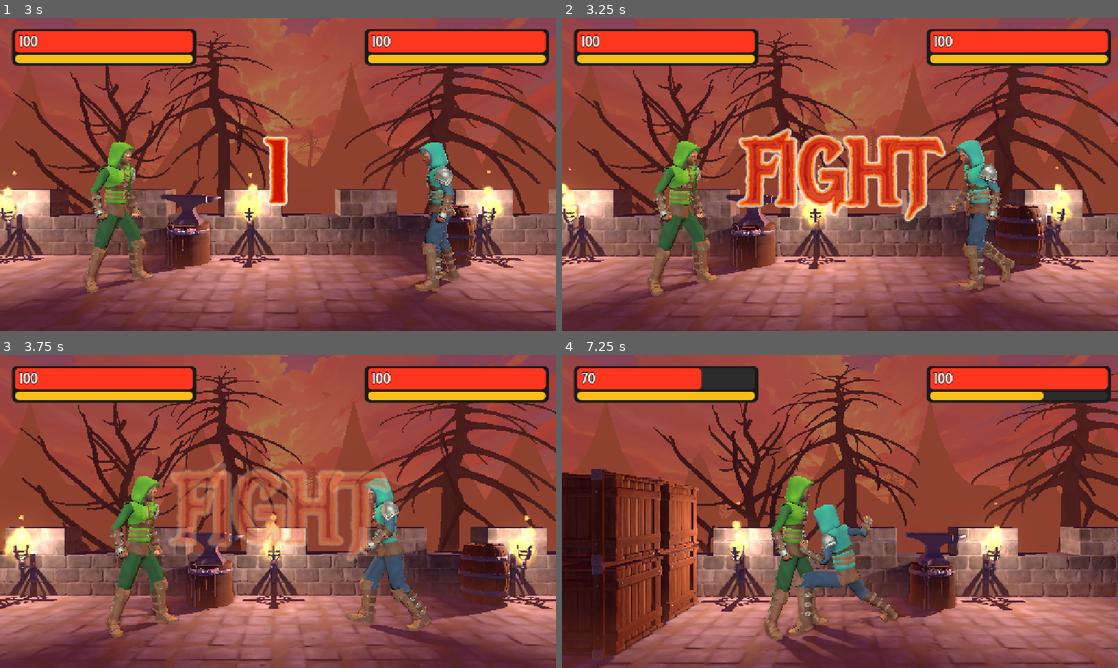
Above: before the commit, frames 1-4 (two rows, left to right).
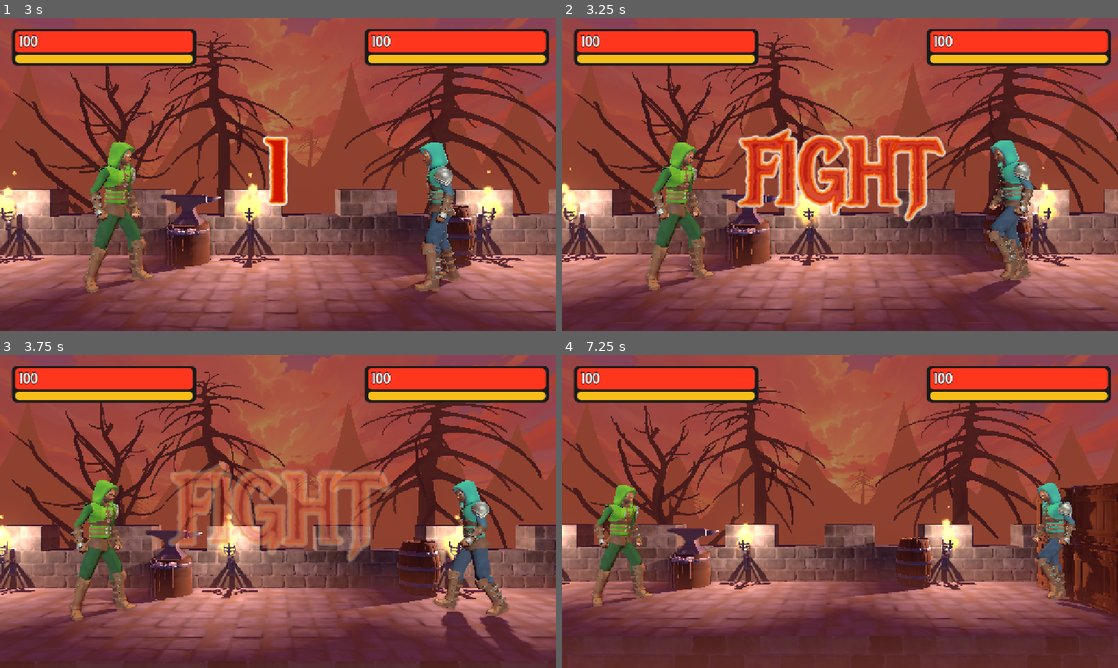
Above: after the commit, the same moments.

Repository: myles-rockland/fighting-game
Game: Godot game, scene res://Scenes/game.tscn
Two runs of this game, one before a commit and one after it. Both use one fixed random seed, a clock stepped at 60 frames per second and the inputs below.
Inputs:
- Up to frame 1 (3 s): no input
- Up to frame 2 (3.25 s): no input
- Up to frame 3 (3.75 s): no input
- Up to frame 4 (7.25 s): no input

Frame 1 is identical in both runs. In frame 2, 22% of the frame differs, in the area x 0-100%, y 4-100%; in frame 3, 47%; in frame 4, 58%, in the area x 0-100%, y 3-100%.
Error after the commit: Invalid access to property or key 'current_stamina' on a base object of type 'Nil'. (res://Scripts/AI/ai_brain.gd:156)

Commit message:
Add stamina checks

Diff:
--- a/Scenes/Fighters/fighter_ai.tscn
+++ b/Scenes/Fighters/fighter_ai.tscn
@@ -9,36 +9,36 @@
 input_handler = NodePath("AIInputHandler")
 
 [node name="GeneralSkeleton" parent="Male_Ranger/Armature" parent_id_path=PackedInt32Array(1571612708, 1171658553) index="0" unique_id=982620729]
-bones/1/position = Vector3(0.005475263, 0.9073088, -0.089994386)
-bones/1/rotation = Quaternion(-0.043091, -0.11590521, -0.0050331755, 0.99231243)
-bones/3/rotation = Quaternion(0.095026806, 0.0001132878, 0.00025252355, 0.99547476)
-bones/4/rotation = Quaternion(0.095034346, 0.00032270598, 0.00024586127, 0.995474)
-bones/5/rotation = Quaternion(-0.09503429, -0.00021832864, -0.00025916766, 0.99547404)
-bones/6/rotation = Quaternion(0.07944768, 0.0957741, 0.007285645, 0.99220073)
-bones/7/rotation = Quaternion(0.48908502, 0.5260731, 0.5268821, -0.45435476)
-bones/8/rotation = Quaternion(-0.05718309, 0.8184588, -0.5716288, 0.009790922)
-bones/9/rotation = Quaternion(0.19230296, -0.65350026, 0.18698783, 0.7078083)
-bones/31/rotation = Quaternion(0.5412949, -0.47413707, -0.4750138, -0.5065134)
-bones/32/rotation = Quaternion(0.08529459, 0.82402575, -0.5600129, -0.009592022)
-bones/33/rotation = Quaternion(0.2914948, 0.54509574, -0.20581892, 0.7586436)
-bones/55/rotation = Quaternion(-0.0007842664, 0.12887369, 0.9853014, -0.112126134)
-bones/56/rotation = Quaternion(0.017060209, 0.9812606, -0.15552852, 0.11246178)
-bones/57/rotation = Quaternion(-0.094499975, 0.72725946, -0.67979723, 0.0062693893)
-bones/60/rotation = Quaternion(0.0008332085, -0.10270523, 0.987553, 0.11912189)
-bones/61/rotation = Quaternion(-0.032578252, 0.9282986, -0.09083989, -0.35909402)
-bones/62/rotation = Quaternion(0.17142972, 0.6430615, -0.7463775, -0.002063067)
+bones/1/position = Vector3(0.0024220764, 0.89959866, -0.09128177)
+bones/1/rotation = Quaternion(-0.03418766, -0.11594572, -0.003993234, 0.99265903)
+bones/3/rotation = Quaternion(0.09616994, 0.00011359608, 0.00025193382, 0.99536496)
+bones/4/rotation = Quaternion(0.09616986, 0.00032361283, 0.00024524788, 0.9953649)
+bones/5/rotation = Quaternion(-0.09616998, -0.000218925, -0.00025872837, 0.99536496)
+bones/6/rotation = Quaternion(0.044546098, 0.09548278, 0.010427826, 0.9943792)
+bones/7/rotation = Quaternion(0.50284624, 0.52125025, 0.53108513, -0.43976414)
+bones/8/rotation = Quaternion(-0.012375023, 0.82577616, -0.5637796, 0.009656576)
+bones/9/rotation = Quaternion(0.16118075, -0.6879958, 0.17234242, 0.68628037)
+bones/31/rotation = Quaternion(0.55479556, -0.47097963, -0.47760904, -0.49220908)
+bones/32/rotation = Quaternion(0.059948716, 0.8198109, -0.5694043, -0.009752927)
+bones/33/rotation = Quaternion(0.28713337, 0.5598461, -0.21169752, 0.7478709)
+bones/55/rotation = Quaternion(-0.00083582266, 0.16040681, 0.97979057, -0.11949727)
+bones/56/rotation = Quaternion(0.021520182, 0.973882, -0.19760598, 0.10973914)
+bones/57/rotation = Quaternion(-0.096129805, 0.71404135, -0.69343984, 0.0067166807)
+bones/60/rotation = Quaternion(0.0009772106, -0.070049085, 0.98771083, 0.13971229)
+bones/61/rotation = Quaternion(-0.054749716, 0.9222185, -0.15012966, -0.35210323)
+bones/62/rotation = Quaternion(0.17071499, 0.6188584, -0.7667221, 0.0028455483)
 
 [node name="LeftHand" parent="Male_Ranger/Armature/GeneralSkeleton" index="12" unique_id=1744838263]
-transform = Transform3D(0.48225108, 0.024300717, -0.8756963, -0.39239454, -0.8877366, -0.24072908, -0.78323734, 0.45971024, -0.41857636, 0.32635212, 0.9672451, 0.0040183216)
+transform = Transform3D(0.45362186, 0.030978188, -0.8906555, -0.4052688, -0.8829113, -0.2371172, -0.7937156, 0.46851653, -0.38795346, 0.3116187, 0.9449653, 0.02675723)
 
 [node name="RightHand" parent="Male_Ranger/Armature/GeneralSkeleton" index="13" unique_id=1894716002]
-transform = Transform3D(0.07455709, -0.14882712, 0.9860486, 0.47891816, -0.8619619, -0.16631034, 0.8746879, 0.48463625, 0.007010744, -0.27949333, 0.98875946, -0.1849929)
+transform = Transform3D(0.05101453, -0.1285972, 0.9903838, 0.52814776, -0.8381844, -0.13603973, 0.84761864, 0.5300091, 0.025158618, -0.26966056, 0.96826124, -0.15379679)
 
 [node name="Chest" parent="Male_Ranger/Armature/GeneralSkeleton" index="14" unique_id=1901246565]
-transform = Transform3D(0.9731324, -0.024288999, -0.22896154, 0.0005069036, 0.9946438, -0.103360645, 0.23024571, 0.10046754, 0.9679324, -0.0007237573, 1.1392134, -0.06382021)
+transform = Transform3D(0.9731302, -0.028921463, -0.22843157, 0.00050990266, 0.99234843, -0.123467885, 0.23025456, 0.12003386, 0.9656991, -0.004734779, 1.1309834, -0.061063338)
 
 [node name="Head" parent="Male_Ranger/Armature/GeneralSkeleton" index="15" unique_id=435293510]
-transform = Transform3D(0.99771476, -0.059617557, -0.03179428, 0.049553618, 0.9655427, -0.2554834, 0.045930028, 0.253324, 0.9662904, -0.015621094, 1.5622894, -0.0022982638)
+transform = Transform3D(0.9975028, -0.061370783, -0.034951895, 0.052871756, 0.97700375, -0.20656261, 0.046824977, 0.20419887, 0.9778089, -0.021713777, 1.5526482, 0.009253111)
 
 [node name="AIBrain" type="Node" parent="." index="12" unique_id=305785966 node_paths=PackedStringArray("fighter", "detector")]
 script = ExtResource("2_l6g7g")
--- a/Scripts/AI/ai_brain.gd
+++ b/Scripts/AI/ai_brain.gd
@@ -9,8 +9,10 @@
 }
 
 @export var fighter : Fighter
+@export var detector : AIDetector
+@export var stamina_controller : StaminaController
 @export var min_approach_distance : float = 0.4
-@export var detector : AIDetector
+@export var min_advantage_stamina : float = 10
 
 @export var light_attack_range : float = 1.0
 @export var heavy_attack_range : float = 1.2
@@ -128,9 +130,19 @@
 	if not skill_check:
 		return 0
 
-	var dodge_type : int = randi_range(1, 2)
+	var can_jump : bool = stamina_controller.current_stamina <= stamina_controller.data.jump_cost
+	var can_dash : bool = stamina_controller.current_stamina <= stamina_controller.data.dash_cost
 
-	return dodge_type
+	if not can_jump and not can_dash:
+		return 0
+
+	if can_jump and not can_dash:
+		return 1
+
+	if can_dash and not can_jump:
+		return 2
+
+	return randi_range(1, 2)
 
 func _on_fighter_damaged(damaged_fighter : Fighter):
 	if damaged_fighter != fighter:
@@ -141,7 +153,9 @@
 
 func _has_advantage() -> bool:
 	var health_difference = (fighter.current_health - opponent.current_health) / fighter.max_health
-	if fear > bravery or health_difference < -bravery:
+	var has_enough_stamina : bool = stamina_controller.current_stamina >= min_advantage_stamina
+
+	if fear > bravery or health_difference < -bravery or not has_enough_stamina:
 		return false
 	else:
 		return true
@@ -150,16 +164,25 @@
 	if opponent_distance > heavy_attack_range:
 		return 0
 
+	var can_light_attack : bool = stamina_controller.current_stamina < stamina_controller.data.light_attack_cost
+	var can_heavy_attack : bool = stamina_controller.current_stamina < stamina_controller.data.heavy_attack_cost
+
 	var do_perfect_attack : bool = randf() < skill
 
 	if do_perfect_attack:
 		if opponent_distance > light_attack_range and opponent_distance <= heavy_attack_range:
-			return 2
-		else:
+			if can_heavy_attack:
+				return 2
+		elif can_light_attack:
 			return 1
 
 	if randf() < skill:
-		return randi_range(1, 2)
+		if can_light_attack and not can_heavy_attack:
+			return 1
+		elif can_heavy_attack and not can_light_attack:
+			return 2
+		else:
+			return randi_range(1, 2)
 
 	return 0
 
